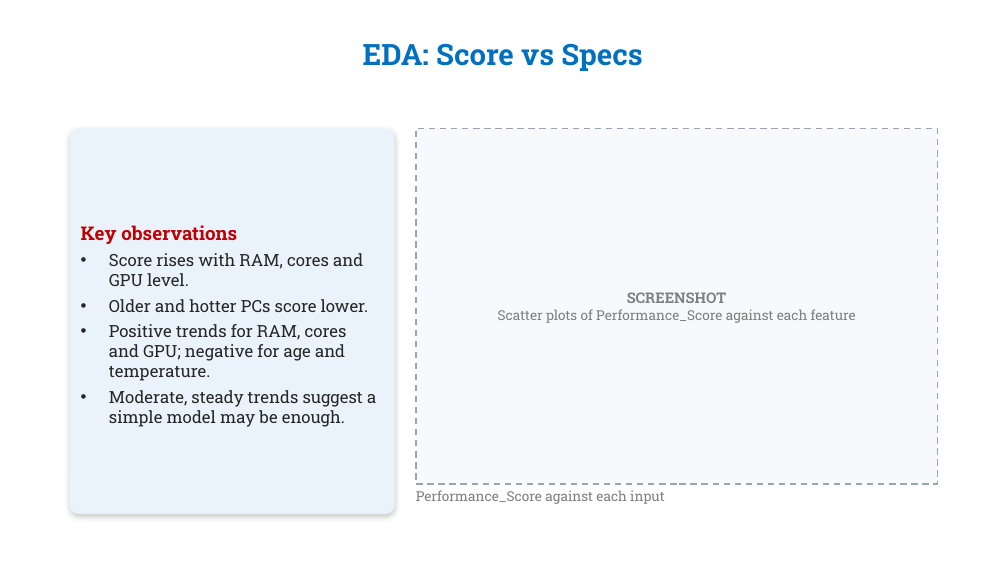
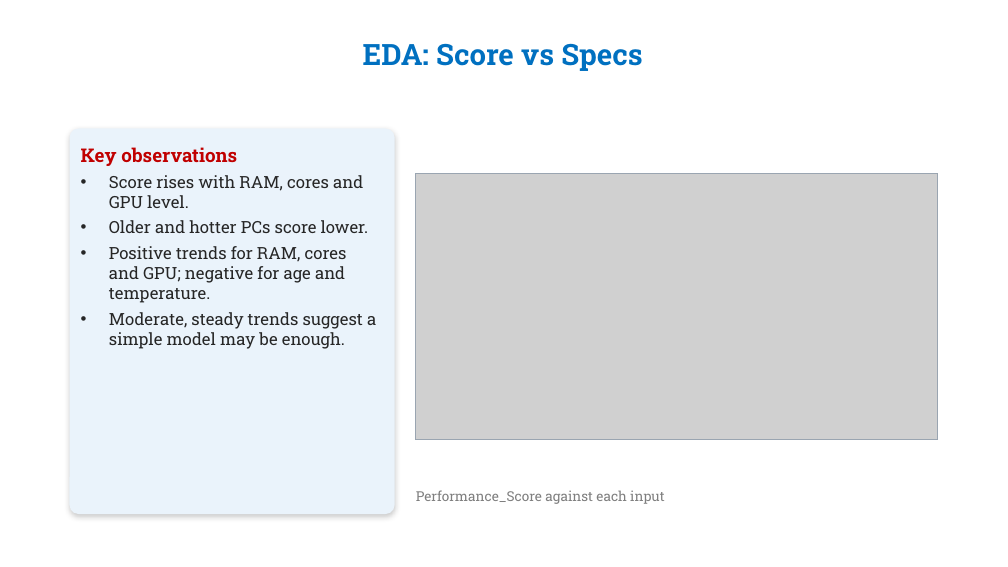
Before and after one commit to Sashankdeva/PC_Performance_Predictor, a slide deck: slide 13 of PC_Performance_Predictor_ML_Review.pptx. Drawn at 1008x567 pixels with LibreOffice and Linux fonts; fonts in the diff are those of the drawing; grey boxes stand for pictures; background and template pictures are left out. Boxes give left, top, right and bottom in pixels: in the first picture for what was removed or moved away, otherwise in the second. Text is boxed around its words. In the diff, an @@ line names an element or a change of style, - is before the commit and + after.

Commit message:
Update project files and models

```diff
--- a/PC_Performance_Predictor_ML_Review.pptx
+++ b/PC_Performance_Predictor_ML_Review.pptx
@@ rounded rectangle "Key observations" at bbox=[70, 129, 395, 514]: vertical alignment middle to top @@
@@ rectangle removed at bbox=[416, 129, 938, 484] @@
-SCREENSHOT
-Scatter plots of Performance_Score against each feature
@@ picture added at bbox=[416, 173, 938, 439] @@
@@ rectangle added at bbox=[416, 173, 938, 439], outline #9AA5B1 0.75 pt @@
```
Also in this commit, not shown: 22 other slides changed, 1 slide added, 4 other files.
